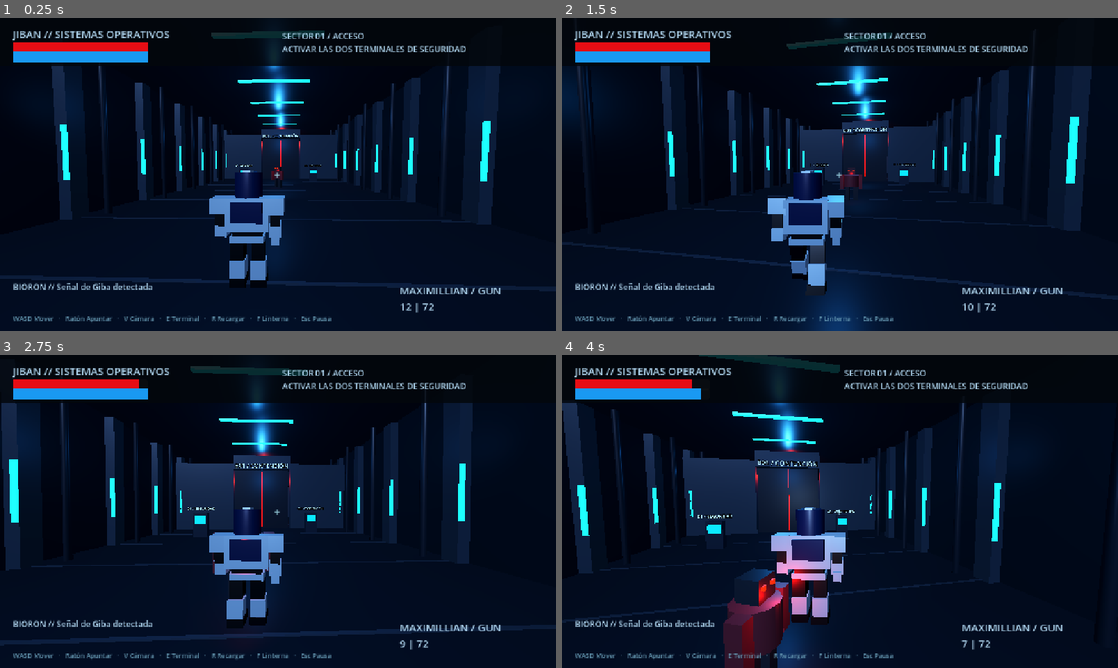
Above: before the commit, frames 1-4 (two rows, left to right).
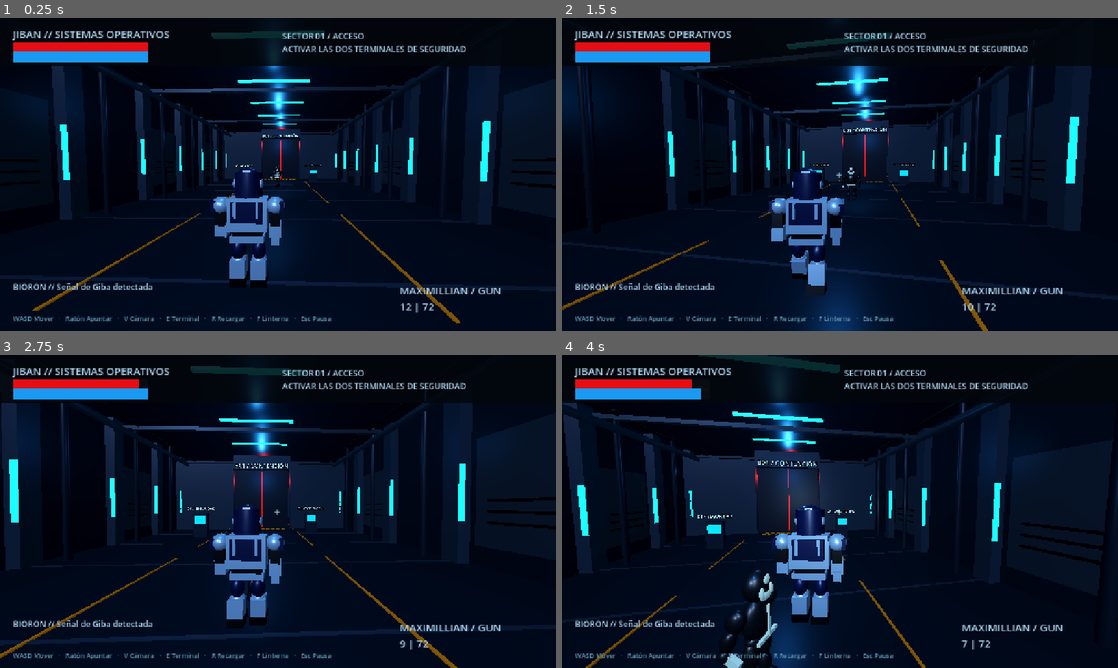
Above: after the commit, the same moments.

Repository: facszero/Jiban-Game
Game: Godot game, scene res://scenes/main.tscn
Same seed, same stepped clock (60 frames per second), same inputs: the game is played once before the commit and once after it.
Inputs (mouse positions are in pixels of both pictures, inside the frame that each line leads up to):
- Up to frame 1 (0.25 s): no input
- Up to frame 2 (1.5 s): move the mouse to (867, 174) at 0.52 s; hold Right mouse button (aim) 0.53-1.28 s; hold W (forward) from 0.53 s (still down); click (867, 174) at 0.67 s; tap Space (jump) at 0.77 s; move the mouse to (812, 174) at 1.27 s; click (812, 174) at 1.35 s
- Up to frame 3 (2.75 s): keep holding W (forward); tap Space (jump) at 1.52 s; move the mouse to (289, 505) at 2.02 s; hold E (interact) from 2.03 s (still down); click (289, 505) at 2.17 s
- Up to frame 4 (4 s): keep holding W (forward); move the mouse to (834, 517) at 2.77 s; release E (interact) at 2.78 s; tap F (scan) at 2.85 s; click (834, 517) at 2.92 s; tap Space (jump) at 3.02, 3.77 s; move the mouse to (878, 514) at 3.52 s; hold Shift (sprint) from 3.53 s (still down); click (878, 514) at 3.67 s

The runs differ from the first frame. In frame 1, 2.2% of the frame differs, in the area x 5-83%, y 15-98%; in frame 2, 2.1%; in frame 3, 2.3%; in frame 4, 6.3%, in the area x 0-80%, y 15-100%.

Commit message:
Version 0.2: reference-based character silhouettes and industrial sector atmosphere

Diff:
--- a/scripts/enemy.gd
+++ b/scripts/enemy.gd
@@ -9,6 +9,10 @@
 var player: CharacterBody3D
 var state := "INACTIVO"
 var eye: OmniLight3D
+var model: Node3D
+var limbs: Array[Node3D] = []
+var gait := 0.0
+var hit_flash := 0.0
 
 func _ready() -> void:
 	add_to_group("enemies")
@@ -24,20 +28,73 @@
 	col.shape = capsule
 	col.position.y = capsule.height / 2.0
 	add_child(col)
-	var model := Node3D.new()
+	model = Node3D.new()
 	add_child(model)
 	model.scale = Vector3.ONE * scale_factor
-	var flesh := Geo.material(Color(0.24, 0.09, 0.12), 0.2)
-	var armor := Geo.material(Color(0.09, 0.12, 0.15), 0.7)
-	Geo.cylinder(model, Vector3(0, 1.1, 0), 0.4, 0.65, flesh)
-	Geo.box(model, Vector3(0, 1.65, 0), Vector3(0.44, 0.37, 0.4), armor)
-	var glow := Geo.material(Color(1, 0.05, 0.015), 0.1, 3.0)
+	build_creature()
+	eye = Geo.light(self, Vector3(0, 1.5, -0.4), Color(1, 0.12, 0.03), 0.0, 2.0)
+	player = get_tree().get_first_node_in_group("player")
+
+func build_creature() -> void:
+	# Reference-based low-poly adaptations; no ripped textures or meshes.
+	var dark := Geo.material(Color(0.045, 0.055, 0.065), 0.25)
+	var pale := Geo.material(Color(0.7, 0.8, 0.7), 0.25)
+	var skin := Geo.material(Color(0.19, 0.31, 0.24), 0.1)
+	var wine := Geo.material(Color(0.28, 0.08, 0.09), 0.1)
+	var body_mat := wine if heavy else dark
+	Geo.ellipsoid(model, Vector3(0, 1.14, 0), Vector3(0.75 if heavy else 0.57, 0.71, 0.39), body_mat)
+	Geo.ellipsoid(model, Vector3(0, 0.83, 0), Vector3(0.48, 0.3, 0.33), dark)
+	Geo.ellipsoid(model, Vector3(0, 1.65, 0), Vector3(0.45, 0.5, 0.4), skin if heavy else dark)
+	if heavy:
+		# Chamelenoid: tall central crest, pale orbital rings, burgundy shoulders.
+		Geo.ellipsoid(model, Vector3(0, 1.92, 0.01), Vector3(0.14, 0.5, 0.3), skin)
+		for side in [-1, 1]:
+			Geo.ellipsoid(model, Vector3(side * 0.155, 1.7, -0.17), Vector3(0.19, 0.26, 0.095), pale)
+			Geo.ellipsoid(model, Vector3(side * 0.16, 1.72, -0.222), Vector3(0.075, 0.11, 0.045), dark)
+			for i in range(3):
+				Geo.ellipsoid(model, Vector3(side * 0.14, 1.3 - i * 0.13, -0.21), Vector3(0.22, 0.11, 0.09), skin)
+		Geo.link(model, Vector3(-0.13, 1.51, -0.2), Vector3(0, 1.55, -0.24), 0.025, dark)
+		Geo.link(model, Vector3(0, 1.55, -0.24), Vector3(0.13, 1.51, -0.2), 0.025, dark)
+	else:
+		# Masques: black hood, circular forehead mark and pale U-shaped mask.
+		Geo.ellipsoid(model, Vector3(0, 1.78, -0.19), Vector3(0.15, 0.15, 0.045), pale)
+		Geo.ellipsoid(model, Vector3(0, 1.52, -0.17), Vector3(0.29, 0.14, 0.07), pale)
+		for side in [-1, 1]:
+			Geo.ellipsoid(model, Vector3(side * 0.12, 1.59, -0.18), Vector3(0.1, 0.2, 0.065), pale)
+		Geo.box(model, Vector3(0, 1.13, -0.21), Vector3(0.04, 0.5, 0.03), pale)
+		Geo.box(model, Vector3(0, 0.88, -0.18), Vector3(0.49, 0.06, 0.05), pale)
 	for side in [-1, 1]:
-		Geo.box(model, Vector3(side * 0.12, 1.69, -0.22), Vector3(0.08, 0.07, 0.04), glow)
-		Geo.box(model, Vector3(side * 0.23, 0.4, 0), Vector3(0.23, 0.8, 0.26), armor)
-		Geo.box(model, Vector3(side * 0.52, 1.05, -0.1), Vector3(0.22, 0.8, 0.27), flesh)
-	eye = Geo.light(self, Vector3(0, 1.5, -0.4), Color(1, 0.03, 0.01), 0.7, 2.0)
-	player = get_tree().get_first_node_in_group("player")
+		var leg := Node3D.new()
+		model.add_child(leg)
+		leg.position = Vector3(side * 0.17, 0.83, 0)
+		Geo.ellipsoid(leg, Vector3(0, -0.19, 0), Vector3(0.24, 0.45, 0.26), body_mat)
+		Geo.ellipsoid(leg, Vector3(0, -0.56, 0), Vector3(0.22, 0.4, 0.24), skin if heavy else dark)
+		Geo.ellipsoid(leg, Vector3(0, -0.75, -0.07), Vector3(0.26, 0.16, 0.4), dark)
+		limbs.append(leg)
+		var arm := Node3D.new()
+		model.add_child(arm)
+		arm.position = Vector3(side * 0.4, 1.4, 0)
+		Geo.ellipsoid(arm, Vector3(0, -0.1, 0), Vector3(0.34 if heavy else 0.23, 0.35, 0.3), body_mat)
+		Geo.ellipsoid(arm, Vector3(side * 0.04, -0.39, -0.04), Vector3(0.21, 0.36, 0.22), skin if heavy else dark)
+		Geo.ellipsoid(arm, Vector3(side * 0.04, -0.6, -0.08), Vector3(0.19, 0.19, 0.19), dark)
+		if heavy:
+			for i in range(3):
+				Geo.link(arm, Vector3(side * (0.12 + i * 0.035), 0, 0.08), Vector3(side * (0.22 + i * 0.045), -0.3 - i * 0.04, 0.06), 0.045, skin)
+		else:
+			if side == 1:
+				Geo.box(arm, Vector3(0.04, -0.61, -0.21), Vector3(0.09, 0.12, 0.28), pale)
+		limbs.append(arm)
+
+func animate_model(delta: float) -> void:
+	gait += Vector2(velocity.x, velocity.z).length() * delta * 3.0
+	var stride := sin(gait) * (0.35 if state == "PERSIGUIENDO" else 0.0)
+	limbs[0].rotation.x = stride
+	limbs[2].rotation.x = -stride
+	var attack := sin((1.4 if heavy else 1.0) - cooldown) * -1.3 if state == "ATACANDO" else 0.0
+	limbs[1].rotation.x = -stride * 0.6 + attack
+	limbs[3].rotation.x = stride * 0.6 + attack
+	hit_flash = maxf(0.0, hit_flash - delta)
+	eye.light_energy = 2.5 if hit_flash > 0.0 else 0.0
 
 func _physics_process(delta: float) -> void:
 	if not is_instance_valid(player) or player.health <= 0.0 or health <= 0.0:
@@ -60,6 +117,7 @@
 	if not is_on_floor():
 		velocity.y -= 20.0 * delta
 	move_and_slide()
+	animate_model(delta)
 	if state == "ATACANDO" and cooldown <= 0.0:
 		player.take_damage(28.0 if heavy else 12.0)
 		cooldown = 1.4 if heavy else 1.0
@@ -68,7 +126,7 @@
 	if health <= 0.0:
 		return
 	health -= amount
-	eye.light_energy = 3.0
+	hit_flash = 0.12
 	if health <= 0.0:
 		state = "MUERTO"
 		remove_from_group("enemies")
--- a/scripts/game.gd
+++ b/scripts/game.gd
@@ -47,6 +47,7 @@
 	create_hud()
 	add_child(preload("res://scripts/touch_controls.gd").new())
 	create_sound()
+	create_ambience()
 	if not OS.has_feature("web"):
 		Input.mouse_mode = Input.MOUSE_MODE_CAPTURED
 
@@ -57,7 +58,7 @@
 	environment.background_color = Color(0.005, 0.01, 0.025)
 	environment.ambient_light_source = Environment.AMBIENT_SOURCE_COLOR
 	environment.ambient_light_color = Color(0.45, 0.55, 0.7)
-	environment.ambient_light_energy = 0.9
+	environment.ambient_light_energy = 0.65
 	environment.tonemap_mode = Environment.TONE_MAPPER_FILMIC
 	world.environment = environment
 	add_child(world)
@@ -65,7 +66,7 @@
 	add_child(fill)
 	fill.rotation_degrees = Vector3(-35, -25, 0)
 	fill.light_color = Color(0.6, 0.75, 1.0)
-	fill.light_energy = 1.1
+	fill.light_energy = 0.8
 
 func text_label(parent: Node, position: Vector2, size: int, color := Color(0.7, 0.85, 0.95)) -> Label:
 	var label := Label.new()
@@ -277,3 +278,27 @@
 	add_child(audio)
 	audio.stream = sound
 	audio.volume_db = -12.0
+
+func create_ambience() -> void:
+	# Seamless original industrial hum; no recordings from the TV series.
+	var rate := 22050
+	var seconds := 4
+	var data := PackedByteArray()
+	data.resize(rate * seconds * 2)
+	for i in range(rate * seconds):
+		var t := float(i) / rate
+		var sample := sin(TAU * 55.0 * t) * 0.11 + sin(TAU * 82.5 * t) * 0.035
+		sample *= 0.8 + 0.2 * sin(TAU * 0.25 * t)
+		data.encode_s16(i * 2, int(sample * 32767))
+	var stream := AudioStreamWAV.new()
+	stream.format = AudioStreamWAV.FORMAT_16_BITS
+	stream.mix_rate = rate
+	stream.data = data
+	stream.loop_mode = AudioStreamWAV.LOOP_FORWARD
+	stream.loop_end = rate * seconds
+	var hum := AudioStreamPlayer.new()
+	hum.process_mode = Node.PROCESS_MODE_PAUSABLE
+	add_child(hum)
+	hum.stream = stream
+	hum.volume_db = -24
+	hum.play()
--- a/scripts/geometry.gd
+++ b/scripts/geometry.gd
@@ -60,3 +60,25 @@
 	sign.pixel_size = 0.008
 	sign.modulate = Color(0.55, 0.8, 0.9)
 	return sign
+
+# Low-poly ellipsoids keep organic silhouettes inexpensive on mobile.
+static func ellipsoid(parent: Node3D, pos: Vector3, size: Vector3, mat: Material) -> MeshInstance3D:
+	var node := MeshInstance3D.new()
+	var mesh := SphereMesh.new()
+	mesh.radius = 0.5
+	mesh.height = 1.0
+	mesh.radial_segments = 12
+	mesh.rings = 6
+	node.mesh = mesh
+	node.material_override = mat
+	parent.add_child(node)
+	node.position = pos
+	node.scale = size
+	return node
+
+static func link(parent: Node3D, start: Vector3, end: Vector3, radius: float, mat: Material) -> MeshInstance3D:
+	var node := cylinder(parent, (start + end) * 0.5, radius, start.distance_to(end), mat)
+	var axis := (end - start).normalized()
+	if absf(axis.dot(Vector3.UP)) < 0.999:
+		node.quaternion = Quaternion(Vector3.UP, axis)
+	return node
--- a/scripts/level.gd
+++ b/scripts/level.gd
@@ -43,6 +43,7 @@
 			Geo.cylinder(self, Vector3(x, 2.0, z + 1.0), 0.65, 2.6, Geo.material(Color(0.1, 0.24, 0.17), 0.6))
 			Geo.box(self, Vector3(x, 2.1, z + 1.65), Vector3(0.07, 2.2, 0.07), red)
 			Geo.light(self, Vector3(x, 2.7, z + 2), Color(0.1, 1, 0.5), 0.7, 3)
+	decorate_sector()
 	terminals.append(make_terminal(Vector3(-4, 0, -15), "01 / SEGURIDAD"))
 	terminals.append(make_terminal(Vector3(4, 0, -17), "02 / CONTENCIÓN"))
 	exit_terminal = make_terminal(Vector3(0, 0, -53), "ELEVADOR")
@@ -64,3 +65,38 @@
 func open_door() -> void:
 	var tween := create_tween()
 	tween.tween_property(door, "position:y", 8.4, 1.4).set_trans(Tween.TRANS_SINE)
+
+func decorate_sector() -> void:
+	var metal := Geo.material(Color(0.14, 0.19, 0.23), 0.8)
+	var black := Geo.material(Color(0.025, 0.035, 0.045), 0.2)
+	var red := Geo.material(Color(0.9, 0.035, 0.01), 0.2, 1.5)
+	var amber := Geo.material(Color(0.7, 0.38, 0.04), 0.25)
+	var green := Geo.material(Color(0.15, 0.35, 0.26), 0.2)
+	for z in range(4, -56, -8):
+		for side in [-1, 1]:
+			# Wall service panels and overhead conduits stay outside the walking route.
+			Geo.box(self, Vector3(side * 7.67, 2.5, z - 2), Vector3(0.1, 3.6, 2.8), metal)
+			for i in range(3):
+				Geo.box(self, Vector3(side * 7.59, 1.5 + i * 0.35, z - 2), Vector3(0.06, 0.08, 2.0), black)
+			Geo.link(self, Vector3(side * 6.7, 5.9, z), Vector3(side * 6.7, 5.9, z - 8), 0.16, metal)
+			Geo.link(self, Vector3(side * 6.2, 6.3, z), Vector3(side * 6.2, 6.3, z - 8), 0.075, black)
+			Geo.box(self, Vector3(side * 2.9, 0.025, z - 2), Vector3(0.06, 0.025, 5.6), amber)
+		Geo.box(self, Vector3(0, 6.2, z), Vector3(14.0, 0.18, 0.24), metal)
+	for z in [-19.0, -39.0]:
+		for x in range(-4, 5):
+			var stripe := Geo.box(self, Vector3(x * 0.47, 0.035, z), Vector3(0.25, 0.025, 0.6), amber)
+			stripe.rotation.y = -0.5
+	for z in [-27.0, -34.0, -46.0, -52.0]:
+		for x in [-5.8, 5.8]:
+			# Open-front containment cage avoids costly transparent surfaces on mobile.
+			Geo.cylinder(self, Vector3(x, 0.22, z + 1.1), 0.87, 0.35, metal)
+			Geo.cylinder(self, Vector3(x, 3.6, z + 1.1), 0.87, 0.3, metal)
+			for side in [-1, 1]:
+				Geo.link(self, Vector3(x + side * 0.78, 0.3, z + 1.4), Vector3(x + side * 0.78, 3.5, z + 1.4), 0.055, red)
+			Geo.ellipsoid(self, Vector3(x, 2.4, z + 1.6), Vector3(0.36, 0.5, 0.32), green)
+			Geo.ellipsoid(self, Vector3(x, 1.75, z + 1.55), Vector3(0.48, 0.85, 0.3), green)
+			for side in [-1, 1]:
+				Geo.link(self, Vector3(x + side * 0.16, 1.4, z + 1.55), Vector3(x + side * 0.19, 0.65, z + 1.6), 0.1, green)
+	Geo.label(self, Vector3(0, 4.9, 7.6), "BIORON / ACCESO EXTERIOR", 48).rotation.y = PI
+	Geo.label(self, Vector3(-5.4, 4.3, -26), "LAB 01 / CULTIVO", 32)
+	Geo.label(self, Vector3(5.4, 4.3, -45), "LAB 02 / MUTACIÓN", 32)
--- a/scripts/player.gd
+++ b/scripts/player.gd
@@ -70,7 +70,7 @@
 	var blue := Geo.material(Color(0.025, 0.07, 0.19), 0.7)
 	var black := Geo.material(Color(0.02, 0.027, 0.04), 0.45)
 	var red := Geo.material(Color(1.0, 0.02, 0.04), 0.4, 2.0)
-	Geo.box(body_model, Vector3(0, 1.25, 0), Vector3(0.72, 0.55, 0.36), silver)
+	Geo.box(body_model, Vector3(0, 1.25, 0), Vector3(0.66, 0.55, 0.36), silver)
 	Geo.box(body_model, Vector3(0, 1.3, -0.2), Vector3(0.52, 0.34, 0.06), blue)
 	Geo.box(body_model, Vector3(0, 1.3, 0.2), Vector3(0.52, 0.34, 0.06), blue)
 	Geo.box(body_model, Vector3(0, 0.91, 0), Vector3(0.5, 0.22, 0.3), black)
@@ -79,17 +79,36 @@
 	Geo.box(body_model, Vector3(0, 1.68, -0.15), Vector3(0.4, 0.19, 0.2), silver)
 	Geo.box(body_model, Vector3(0, 1.78, -0.25), Vector3(0.4, 0.055, 0.04), red)
 	Geo.box(body_model, Vector3(0, 1.97, -0.02), Vector3(0.13, 0.035, 0.35), silver)
+	# Rounded helmet dome, jaw vents, temple plates and police chest hardware.
+	Geo.ellipsoid(body_model, Vector3(0, 1.82, 0), Vector3(0.47, 0.42, 0.43), blue)
+	Geo.box(body_model, Vector3(0, 1.79, -0.253), Vector3(0.43, 0.045, 0.04), red)
+	Geo.box(body_model, Vector3(0, 1.62, -0.24), Vector3(0.18, 0.055, 0.07), black)
+	Geo.box(body_model, Vector3(0, 1.92, -0.21), Vector3(0.10, 0.09, 0.035), silver)
+	Geo.box(body_model, Vector3(0, 1.94, -0.235), Vector3(0.045, 0.025, 0.02), red)
+	for side in [-1, 1]:
+		Geo.ellipsoid(body_model, Vector3(side * 0.225, 1.76, 0), Vector3(0.065, 0.16, 0.2), silver)
+		Geo.box(body_model, Vector3(side * 0.29, 1.29, -0.22), Vector3(0.06, 0.37, 0.06), silver)
+		Geo.box(body_model, Vector3(side * 0.18, 1.35, 0.24), Vector3(0.04, 0.25, 0.045), silver)
+		for y in [0.94, 1.00, 1.06]:
+			Geo.box(body_model, Vector3(side * 0.18, y, -0.17), Vector3(0.12, 0.025, 0.04), silver)
+	Geo.box(body_model, Vector3(0, 0.84, -0.2), Vector3(0.16, 0.09, 0.06), blue)
+	Geo.box(body_model, Vector3(-0.15, 1.39, -0.24), Vector3(0.1, 0.1, 0.035), silver).rotation.z = PI / 4.0
+	for i in range(3):
+		Geo.box(body_model, Vector3(0.08 + i * 0.045, 1.19, -0.24), Vector3(0.025, 0.04, 0.02), red if i == 0 else silver)
+
 	for side in [-1, 1]:
 		var leg := Node3D.new()
 		body_model.add_child(leg)
 		leg.position = Vector3(side * 0.18, 0.8, 0)
-		Geo.box(leg, Vector3(0, -0.18, 0), Vector3(0.23, 0.32, 0.25), black)
+		Geo.ellipsoid(leg, Vector3(0, -0.18, 0), Vector3(0.25, 0.38, 0.28), blue)
+		Geo.ellipsoid(leg, Vector3(0, -0.37, -0.04), Vector3(0.27, 0.17, 0.3), silver)
 		Geo.box(leg, Vector3(0, -0.53, 0), Vector3(0.26, 0.35, 0.28), silver)
 		Geo.box(leg, Vector3(0, -0.72, -0.07), Vector3(0.28, 0.14, 0.43), black)
 		var arm := Node3D.new()
 		body_model.add_child(arm)
 		arm.position = Vector3(side * 0.47, 1.45, 0)
-		Geo.box(arm, Vector3(0, -0.06, 0), Vector3(0.29, 0.27, 0.33), silver)
+		Geo.ellipsoid(arm, Vector3(0, -0.06, 0), Vector3(0.32, 0.3, 0.36), silver)
+		Geo.box(arm, Vector3(side * 0.1, -0.07, 0), Vector3(0.08, 0.18, 0.29), blue)
 		Geo.box(arm, Vector3(0, -0.28, 0), Vector3(0.17, 0.25, 0.2), black)
 		Geo.box(arm, Vector3(0, -0.49, -0.05), Vector3(0.2, 0.24, 0.22), silver)
 		if side == -1:
Not shown, added: docs/VERSION_0_2.md
